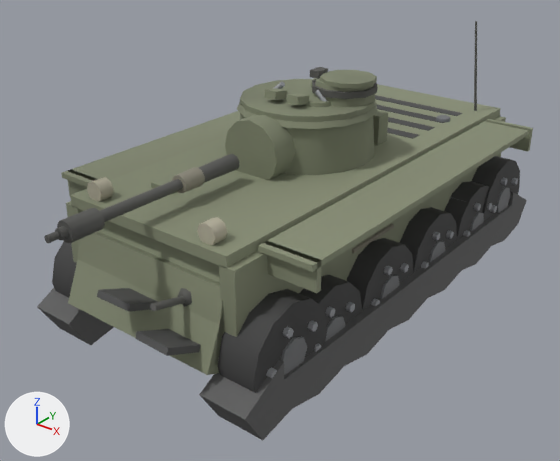
The glTF model client/assets/models/bt7.glb as it was, and as the next commit left it.
The view is the same before and after, from a 50 mm lens placed at (5.09, -7.05, 4.92), pointed at (0.0, -0.69, 0.98). The lights are fixed; the arrows at lower left show +X, +Y and +Z. The picture after the commit comes second. Where no turn or scale is listed for an object, it has been applied to the vertices. Vertices at exactly the same position are counted once.

Names of what the first picture shows: 'barrel', 'glacis', 'hullSide', 'hullTop', 'lowerPlate', 'mantlet', 'tracks', 'turretFront', 'turretRoof', 'wheel10', 'wheel7', 'wheel8' and 7 more.
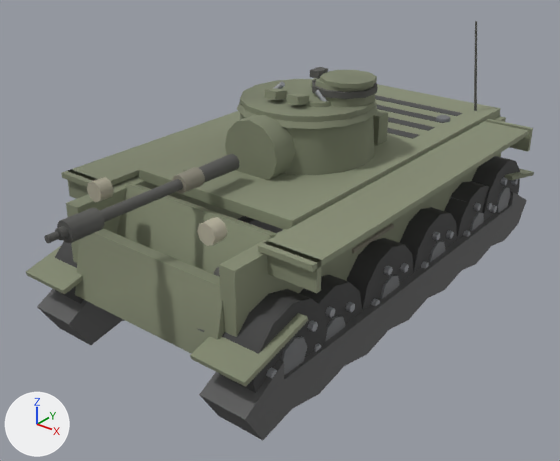
Location of each change, [x1, y1, x2, y2] in pixels of the pictures (560 x 461 px; the box of a moved part takes in the faces that stretch with it):
'hullTop', reshaped (16% narrower, 21% shorter): before [70, 84, 501, 268]; after [139, 84, 501, 230]
'tracks', reshaped (9% taller): before [37, 191, 527, 440]; after [26, 168, 534, 440]
'glacis', reshaped: before [68, 174, 224, 375]; after [117, 162, 276, 332]
part 1 of me_mesh_12, added: after [26, 168, 534, 387]
part 2 of me_mesh_14, moved or reshaped: before [68, 221, 224, 375]; after [117, 183, 276, 274]
part 3 of me_mesh_14, moved or reshaped (mostly hidden): before [151, 174, 176, 195]; after [183, 162, 208, 172]
part 4 of me_mesh_14, moved or reshaped (mostly hidden afterwards): before [178, 288, 192, 307]; after [214, 267, 220, 277]
part 5 of me_mesh_14, moved or reshaped (not visible afterwards): before [150, 296, 186, 311]
part 6 of me_mesh_14, moved or reshaped (not visible afterwards): before [97, 288, 158, 312]
part 7 of me_mesh_14, moved or reshaped (not visible afterwards): before [135, 329, 201, 356]

The change, as a list of edits to the scene's bpy script:
```text
Change me_mesh_12:
    used by ob_tracks; location = (0.0, 0.0, 0.0)
    remove me_mesh_12.from_pydata(...)  # 152 vertices, 280 faces; spans x -1.5..1.5, y -3.05..3.05, z 0.1..1.07
    add me_mesh_12.from_pydata(...)  # 184 vertices, 328 faces; spans x -1.54..1.54, y -3.09..3.05, z 0.1..1.16
    me_mesh_12 part 1
    16 vertices are added at x -1.54..0.9, y -3.09..3.05, z 0.88..1.16
    16 new vertices lie (0.64, 0.0, 0.0) away from vertices in x -1.54..0.9, y -3.09..3.05, z 0.88..1.16
    48 new faces join them
Change me_mesh_14:
    used by ob_glacis; location = (0.0, 0.0, 0.0)
    remove me_mesh_14.from_pydata(...)  # 80 vertices, 132 faces; spans x -1.0..1.0, y -3.3..-1.8, z 0.62..1.88
    add me_mesh_14.from_pydata(...)  # 80 vertices, 132 faces; spans x -1.0..1.0, y -2.84..-1.33, z 0.58..1.88
    me_mesh_14 part 2: the loose piece of 8 vertices spanning x -1.0..1.0, y -2.99..-2.34, z 0.62..1.8 is moved by (0.0, 0.45, -0.04)
    me_mesh_14 part 3: the loose piece of 8 vertices spanning x -0.57..-0.27, y -2.1..-1.8, z 1.75..1.88 is moved by (0.0, 0.47, 0.0)
    me_mesh_14 part 4: the loose piece of 26 vertices spanning x 0.43..0.67, y -2.83..-2.59, z 1.11..1.35 is moved by (0.0, 0.47, 0.0)
    me_mesh_14 part 5: the loose piece of 14 vertices spanning x 0.52..0.59, y -3.18..-2.72, z 1.18..1.37 is moved by (0.0, 0.47, 0.0)
    me_mesh_14 part 6: the loose piece of 8 vertices spanning x -0.21..0.25, y -3.23..-2.44, z 0.88..1.26 is moved by (0.0, 0.47, 0.0)
    me_mesh_14 part 7: the loose piece of 8 vertices spanning x 0.41..0.86, y -3.3..-2.52, z 0.69..1.08 is moved by (0.0, 0.47, 0.0)
    other edits to the shape of me_mesh_14 do not show in these pictures
Change me_mesh_17:
    used by ob_hulltop; location = (0.0, 0.0, 0.0)
    before: 0 (1.06, -2.75, 1.83) at pixel (226, 256), 1 (1.06, -2.75, 1.71) at pixel (226, 268), 6 (-1.06, -2.75, 1.83) at pixel (70, 195), 7 (-1.06, -2.75, 1.71) at pixel (71, 206)
    remove me_mesh_17.from_pydata(...)  # 76 vertices, 124 faces; spans x -1.06..1.06, y -2.75..2.75, z 1.71..1.87
    add me_mesh_17.from_pydata(...)  # 76 vertices, 124 faces; spans x -1.06..1.06, y -1.83..2.75, z 1.71..1.87
    me_mesh_17 part 8
    add for i in [0, 1, 6, 7]: me_mesh_17.vertices[i].co += Vector((0.0, 0.92, 0.0))
```
